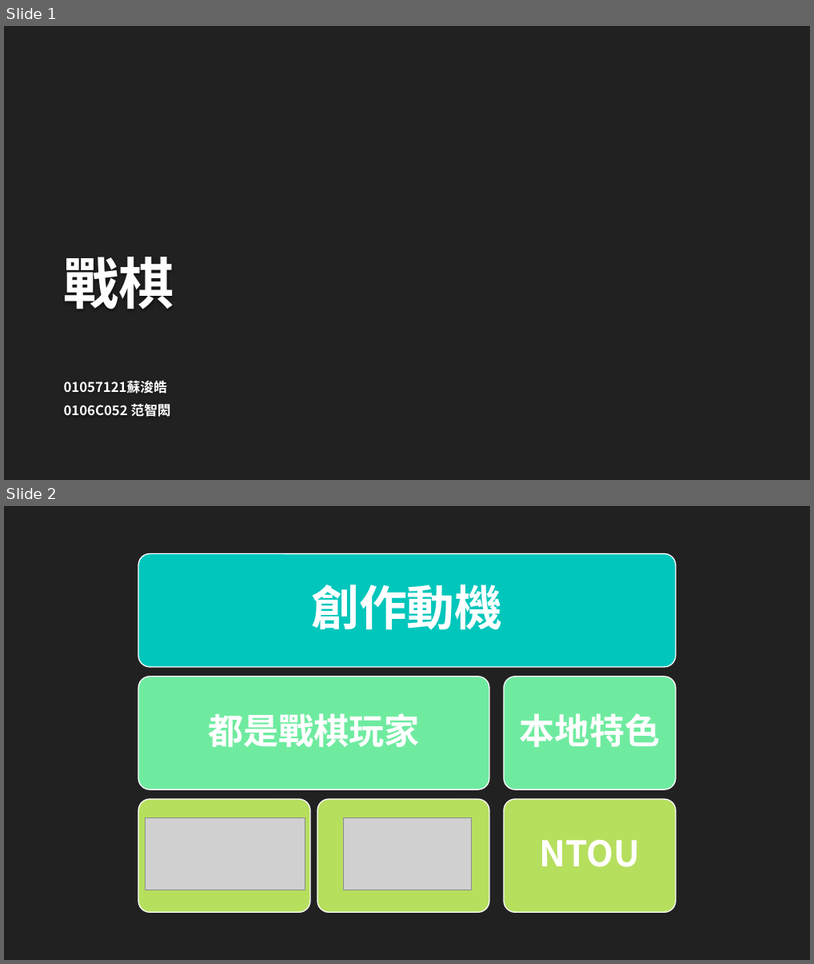
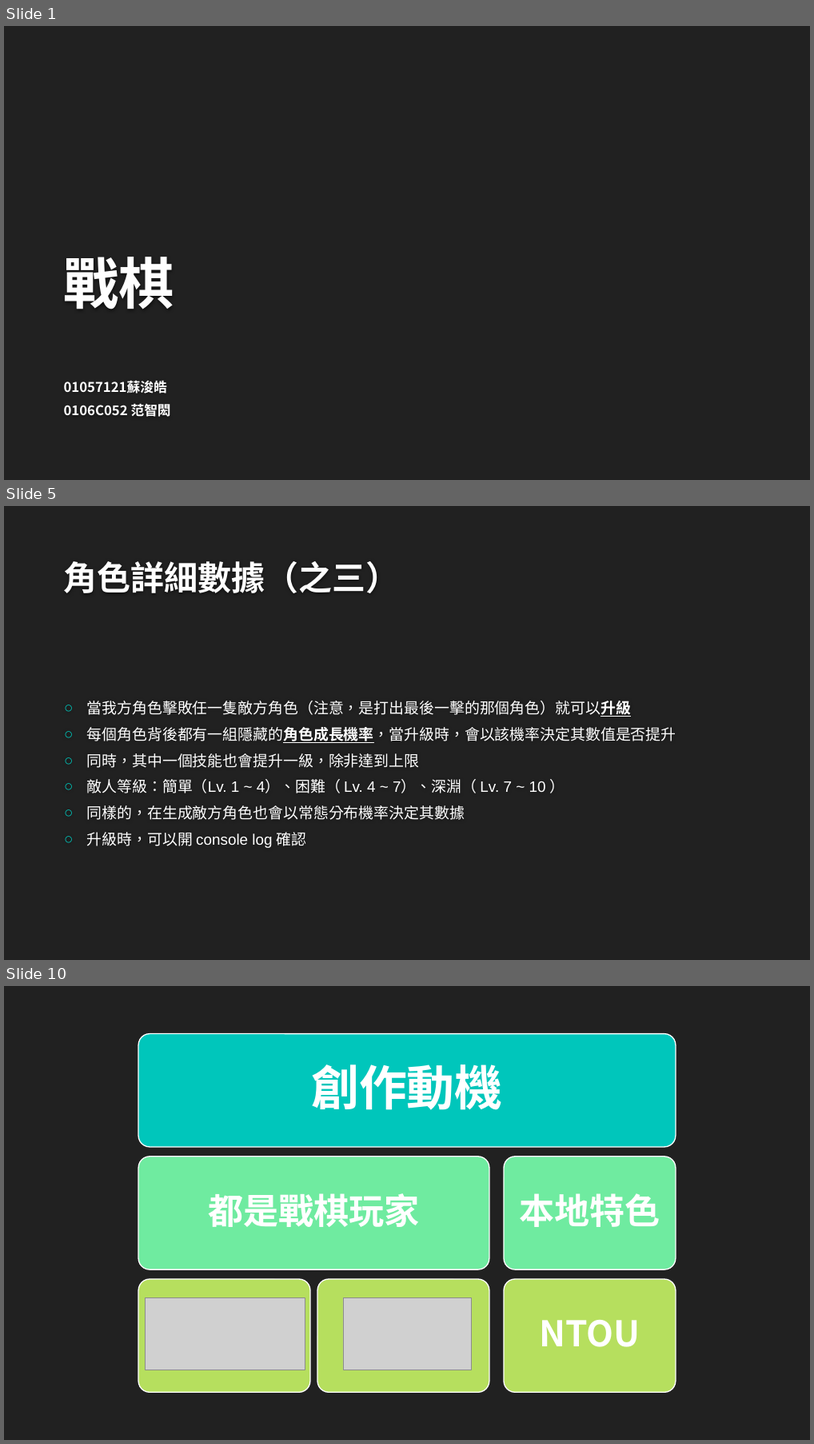
Before and after one commit to R1Vix/tRPG, a slide deck: 說明.pptx. Shown one above the other, each under a label of ours: slides 1 and 2 before the commit, slides 1, 5 and 10 after it; the slides between them are not shown. The pictures are 814x964 and 814x1444 pixels, drawn with LibreOffice and Linux fonts; fonts in the diff are those of the drawing; grey boxes stand for pictures; background and template pictures are left out. Boxes give left, top, right and bottom in pixels: in the first picture for what was removed or moved away, otherwise in the second. Text is boxed around its words. In the diff, an @@ line names an element or a change of style, - is before the commit and + after.

```diff
--- a/說明.pptx
+++ b/說明.pptx
@@ slide 5 added at <box>4,506,810,960</box>, background #212121 @@
@@ title added at <box>64,561,400,593</box>, 40 pt, text #FEFEFE, bold @@
+角色詳細數據（之三）
@@ text added at <box>87,700,677,848</box>, 18 pt, text #FFFFFF @@
+○ 當我方角色擊敗任一隻敵方角色（注意，是打出最後一擊的那個角色）就可以升級
+○ 每個角色背後都有一組隱藏的角色成長機率，當升級時，會以該機率決定其數值是否提升
+○ 同時，其中一個技能也會提升一級，除非達到上限
+○ 敵人等級：簡單（Lv. 1 ~ 4）、困難（ Lv. 4 ~ 7）、深淵（ Lv. 7 ~ 10 ）
+○ 同樣的，在生成敵方角色也會以常態分布機率決定其數據
+○ 升級時，可以開 console log 確認
@@ what was slide 2 is now slide 10 @@
```
Also in this commit, not shown: 1 slide changed, 7 other slides added, 1 slide removed.
